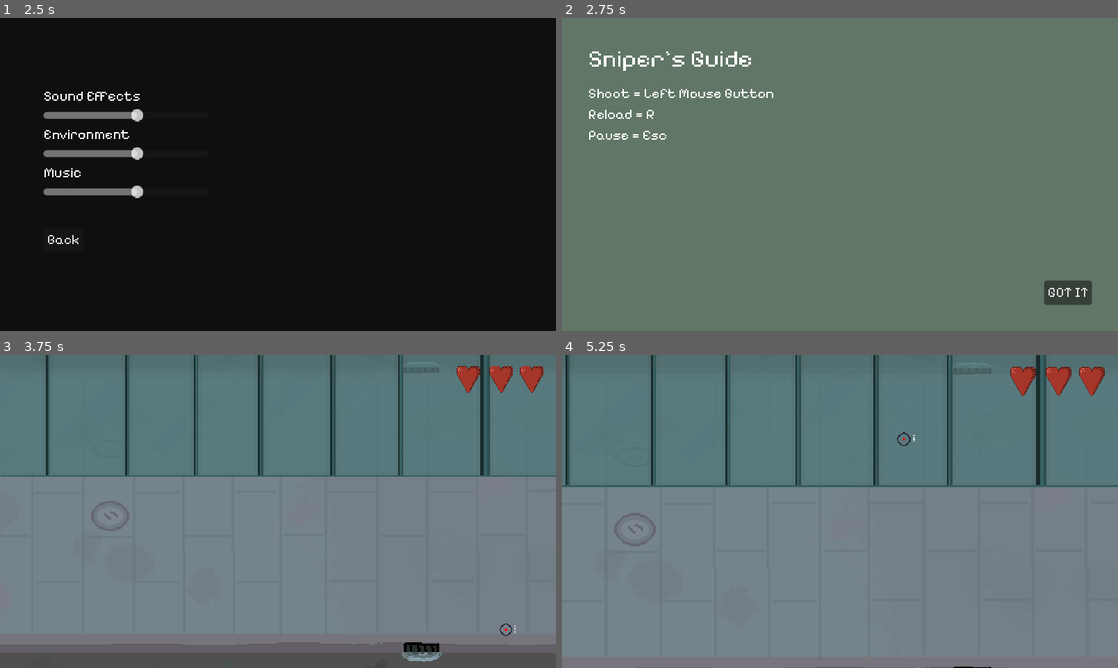
Above: before the commit, frames 1-4 (two rows, left to right).
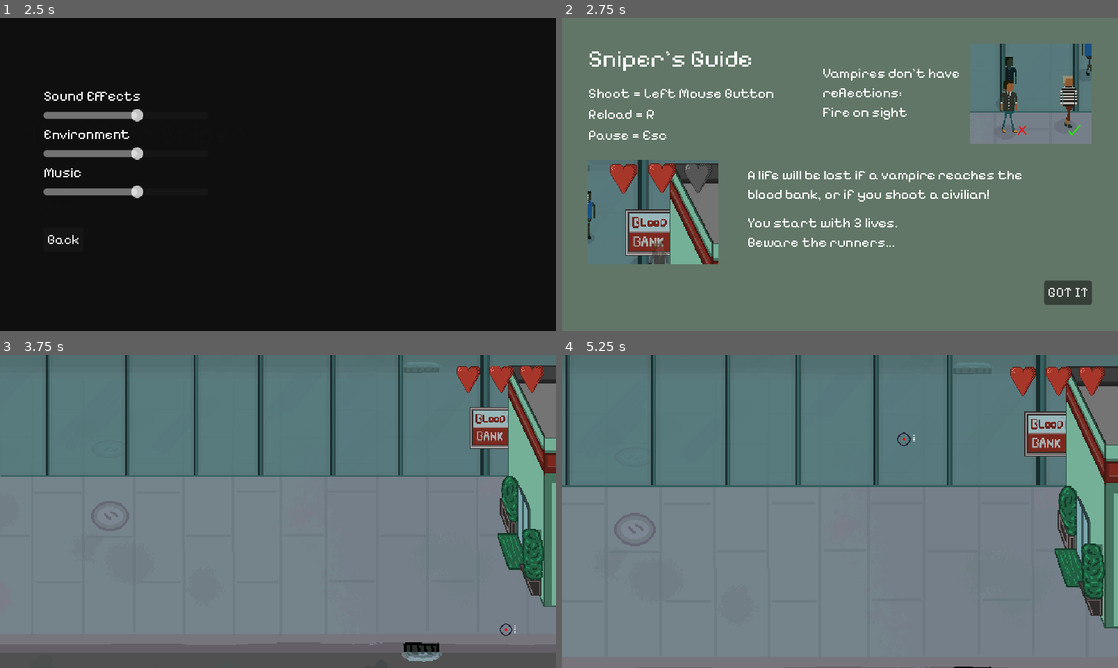
Above: after the commit, the same moments.

Repository: Niimphu/GWJ75
Game: Godot game, scene res://scenes/ui/main_menu.tscn
The game is run twice, just before and just after one commit, with the same random seed, the same clock (stepped at 60 frames per second) and the same inputs. Sound files missing from this copy of the repository are replaced by a short silence.
Inputs (mouse positions are in pixels of both pictures, inside the frame that each line leads up to):
- Up to frame 1 (2.5 s): click "Play" at 0.5 s; click "Play" at 1.25 s; click "Settings" at 2 s
- Up to frame 2 (2.75 s): no input
- Up to frame 3 (3.75 s): move the mouse to (400, 495) at 2.77 s; hold D (right) 2.78-3.5 s; click (400, 495) at 2.85 s; click "GOT IT" at 3.5 s
- Up to frame 4 (5.25 s): tap Enter at 4.25 s; move the mouse to (728, 527) at 4.27 s; hold Down (ui_down) 4.28-5.03 s; click (728, 527) at 4.35 s; tap Space at 5 s; move the mouse to (895, 442) at 5.02 s; hold D (right) from 5.03 s (still down); right-click (895, 442) at 5.1 s

Frame 1 is identical in both runs. In frame 2, 9.2% of the frame differs, in the area x 4-96%, y 8-79%; in frame 3, 7.1%; in frame 4, 8.4%.

Commit message:
tutorial and ui menus done

Diff:
--- a/scenes/levels/game.gd
+++ b/scenes/levels/game.gd
@@ -107,6 +107,7 @@
 		vampires_killed += 1
 	else:
 		civilians_killed += 1
+		lose_life()
 
 
 func spawn_runners() -> void:
@@ -131,11 +132,15 @@
 	if game_over:
 		return
 	if is_vampire:
-		Hearts.lose_life()
-		health -= 1
-		Animator.play("flash_red")
-		if health <= 0:
-			end_game()
+		lose_life()
+
+
+func lose_life() -> void:
+	Hearts.lose_life()
+	Animator.play("flash_red")
+	health -= 1
+	if health <= 0:
+		end_game()
 
 
 func bump_difficulty():
--- a/scenes/levels/level.gd
+++ b/scenes/levels/level.gd
@@ -12,8 +12,11 @@
 
 
 func _process(_delta):
+	if get_node_or_null("Tutorial"):
+		return
 	if Input.is_action_just_pressed("pause"):
 		if not paused:
+			paused = true
 			God.pause.emit()
 			Volume.visible = true
 			Input.mouse_mode = Input.MOUSE_MODE_VISIBLE
--- a/scenes/levels/level.tscn
+++ b/scenes/levels/level.tscn
@@ -24,9 +24,12 @@
 [ext_resource type="AudioStream" uid="uid://d02ijr38072mb" path="res://assets/sounds/ReadyWeapon.mp3" id="15_6ykvs"]
 [ext_resource type="Texture2D" uid="uid://bf1tkmukeulq8" path="res://assets/images/Bullets.png" id="16_wdyo0"]
 [ext_resource type="AudioStream" uid="uid://bpwx2luw453vx" path="res://assets/sounds/Empty.mp3" id="19_dhhhc"]
+[ext_resource type="Texture2D" uid="uid://bwb64hvpxleya" path="res://assets/images/Bloodbank.png" id="19_ya5xb"]
 [ext_resource type="Texture2D" uid="uid://2w370aky3mx2" path="res://assets/images/Health.png" id="23_orcyr"]
 [ext_resource type="Script" path="res://scenes/levels/health.gd" id="23_v5ako"]
 [ext_resource type="PackedScene" uid="uid://di0r42j8yn1ef" path="res://scenes/ui/volume.tscn" id="26_m8bs0"]
+[ext_resource type="Texture2D" uid="uid://dq4w232ykprmv" path="res://assets/images/Screenshot.png" id="28_07p7x"]
+[ext_resource type="Texture2D" uid="uid://c3v1wo1u7rp3w" path="res://assets/images/Screenshot2.png" id="28_oa34o"]
 
 [sub_resource type="Animation" id="Animation_ae7k8"]
 length = 0.001
@@ -293,6 +296,11 @@
 position = Vector2(-121, -32)
 polygon = PackedVector2Array(5, -68, 42, -68, 104, 162, 75, 162)
 
+[node name="Sprite2D" type="Sprite2D" parent="Game/Goal"]
+modulate = Color(0.74558, 0.74558, 0.74558, 1)
+position = Vector2(6, -95)
+texture = ExtResource("19_ya5xb")
+
 [node name="Characters" type="Node2D" parent="Game"]
 y_sort_enabled = true
 
@@ -388,7 +396,6 @@
 position_smoothing_speed = 10.0
 
 [node name="Tutorial" type="Control" parent="."]
-visible = false
 layout_mode = 1
 anchors_preset = 15
 anchor_right = 1.0
@@ -421,33 +428,92 @@
 [node name="VBoxContainer" type="VBoxContainer" parent="Tutorial/MarginContainer"]
 layout_mode = 2
 
-[node name="Label" type="Label" parent="Tutorial/MarginContainer/VBoxContainer"]
+[node name="HBoxContainer3" type="HBoxContainer" parent="Tutorial/MarginContainer/VBoxContainer"]
+layout_mode = 2
+
+[node name="Left" type="VBoxContainer" parent="Tutorial/MarginContainer/VBoxContainer/HBoxContainer3"]
+layout_mode = 2
+
+[node name="Label" type="Label" parent="Tutorial/MarginContainer/VBoxContainer/HBoxContainer3/Left"]
 layout_mode = 2
 theme_override_font_sizes/font_size = 28
 text = "Sniper's Guide"
 
-[node name="HSeparator" type="HSeparator" parent="Tutorial/MarginContainer/VBoxContainer"]
+[node name="HSeparator" type="HSeparator" parent="Tutorial/MarginContainer/VBoxContainer/HBoxContainer3/Left"]
 layout_mode = 2
 theme_override_constants/separation = 5
 
-[node name="Label2" type="Label" parent="Tutorial/MarginContainer/VBoxContainer"]
+[node name="Controls" type="VBoxContainer" parent="Tutorial/MarginContainer/VBoxContainer/HBoxContainer3/Left"]
+layout_mode = 2
+
+[node name="Label2" type="Label" parent="Tutorial/MarginContainer/VBoxContainer/HBoxContainer3/Left/Controls"]
 layout_mode = 2
 text = "Shoot = Left Mouse Button"
 
-[node name="Label3" type="Label" parent="Tutorial/MarginContainer/VBoxContainer"]
+[node name="Label3" type="Label" parent="Tutorial/MarginContainer/VBoxContainer/HBoxContainer3/Left/Controls"]
 layout_mode = 2
 text = "Reload = R"
 
-[node name="Label4" type="Label" parent="Tutorial/MarginContainer/VBoxContainer"]
+[node name="Label4" type="Label" parent="Tutorial/MarginContainer/VBoxContainer/HBoxContainer3/Left/Controls"]
 layout_mode = 2
 text = "Pause = Esc"
 
+[node name="ReflectionGuide" type="HBoxContainer" parent="Tutorial/MarginContainer/VBoxContainer/HBoxContainer3"]
+layout_mode = 2
+size_flags_horizontal = 10
+
+[node name="Label" type="Label" parent="Tutorial/MarginContainer/VBoxContainer/HBoxContainer3/ReflectionGuide"]
+layout_mode = 2
+text = "Vampires don't have
+reflections:
+Fire on sight"
+
+[node name="VSeparator" type="VSeparator" parent="Tutorial/MarginContainer/VBoxContainer/HBoxContainer3/ReflectionGuide"]
+layout_mode = 2
+
+[node name="TextureRect" type="TextureRect" parent="Tutorial/MarginContainer/VBoxContainer/HBoxContainer3/ReflectionGuide"]
+custom_minimum_size = Vector2(140, 90)
+layout_mode = 2
+size_flags_horizontal = 8
+texture = ExtResource("28_07p7x")
+expand_mode = 1
+
 [node name="HSeparator2" type="HSeparator" parent="Tutorial/MarginContainer/VBoxContainer"]
 layout_mode = 2
+theme_override_constants/separation = 10
+
+[node name="HBoxContainer" type="HBoxContainer" parent="Tutorial/MarginContainer/VBoxContainer"]
+layout_mode = 2
+
+[node name="TextureRect" type="TextureRect" parent="Tutorial/MarginContainer/VBoxContainer/HBoxContainer"]
+custom_minimum_size = Vector2(150, 120)
+layout_mode = 2
+texture = ExtResource("28_oa34o")
+expand_mode = 1
+
+[node name="VSeparator" type="VSeparator" parent="Tutorial/MarginContainer/VBoxContainer/HBoxContainer"]
+layout_mode = 2
 theme_override_constants/separation = 25
 
-[node name="HBoxContainer" type="HBoxContainer" parent="Tutorial/MarginContainer/VBoxContainer"]
-layout_mode = 2
+[node name="VBoxContainer" type="VBoxContainer" parent="Tutorial/MarginContainer/VBoxContainer/HBoxContainer"]
+layout_mode = 2
+
+[node name="HSeparator" type="HSeparator" parent="Tutorial/MarginContainer/VBoxContainer/HBoxContainer/VBoxContainer"]
+layout_mode = 2
+
+[node name="Label" type="Label" parent="Tutorial/MarginContainer/VBoxContainer/HBoxContainer/VBoxContainer"]
+layout_mode = 2
+size_flags_vertical = 0
+text = "A life will be lost if a vampire reaches the
+blood bank, or if you shoot a civilian!"
+
+[node name="HSeparator3" type="HSeparator" parent="Tutorial/MarginContainer/VBoxContainer/HBoxContainer/VBoxContainer"]
+layout_mode = 2
+
+[node name="Label2" type="Label" parent="Tutorial/MarginContainer/VBoxContainer/HBoxContainer/VBoxContainer"]
+layout_mode = 2
+text = "You start with 3 lives.
+Beware the runners..."
 
 [node name="Start" type="Button" parent="Tutorial/MarginContainer/VBoxContainer"]
 layout_mode = 2
--- a/scenes/ui/volume.gd
+++ b/scenes/ui/volume.gd
@@ -1,16 +1,36 @@
 extends Control
 
+@onready var SFX = $MarginContainer/VBoxContainer/SFX
+@onready var ENV = $MarginContainer/VBoxContainer/Env
+@onready var MUS = $MarginContainer/VBoxContainer/Music
 
-func _on_sfx_value_changed(value):
+
+func _ready():
+	SFX.value_changed.connect(change_sfx)
+	ENV.value_changed.connect(change_env)
+	MUS.value_changed.connect(change_music)
+
+	SFX.value = AudioServer.get_bus_volume_db(1)
+	ENV.value = AudioServer.get_bus_volume_db(2)
+	MUS.value = AudioServer.get_bus_volume_db(3)
+
+
+func change_sfx(value):
+	if value < -18:
+		value = -80
 	AudioServer.set_bus_volume_db(1, value)
 
 
-func _on_env_value_changed(value):
-	AudioServer.set_bus_volume_db(1, value)
+func change_env(value):
+	if value < -18:
+		value = -80
+	AudioServer.set_bus_volume_db(2, value)
 
 
-func _on_music_value_changed(value):
-	AudioServer.set_bus_volume_db(1, value)
+func change_music(value):
+	if value < -18:
+		value = -80
+	AudioServer.set_bus_volume_db(3, value)
 
 
 func _on_back_button_down():
--- a/scenes/ui/volume.tscn
+++ b/scenes/ui/volume.tscn
@@ -86,7 +86,4 @@
 text = "Main Menu
 "
 
-[connection signal="value_changed" from="MarginContainer/VBoxContainer/SFX" to="." method="_on_sfx_value_changed"]
-[connection signal="value_changed" from="MarginContainer/VBoxContainer/Env" to="." method="_on_env_value_changed"]
-[connection signal="value_changed" from="MarginContainer/VBoxContainer/Music" to="." method="_on_music_value_changed"]
 [connection signal="button_down" from="MarginContainer/VBoxContainer/HBoxContainer/Back" to="." method="_on_back_button_down"]
Binary file added: assets/images/Screenshot.png
Not shown, added: assets/images/Screenshot.png.import
Binary file added: assets/images/Screenshot2.png
Not shown, added: assets/images/Screenshot2.png.import
Not shown: 1 places in scenes/levels/level.tscn that only renumber resources
